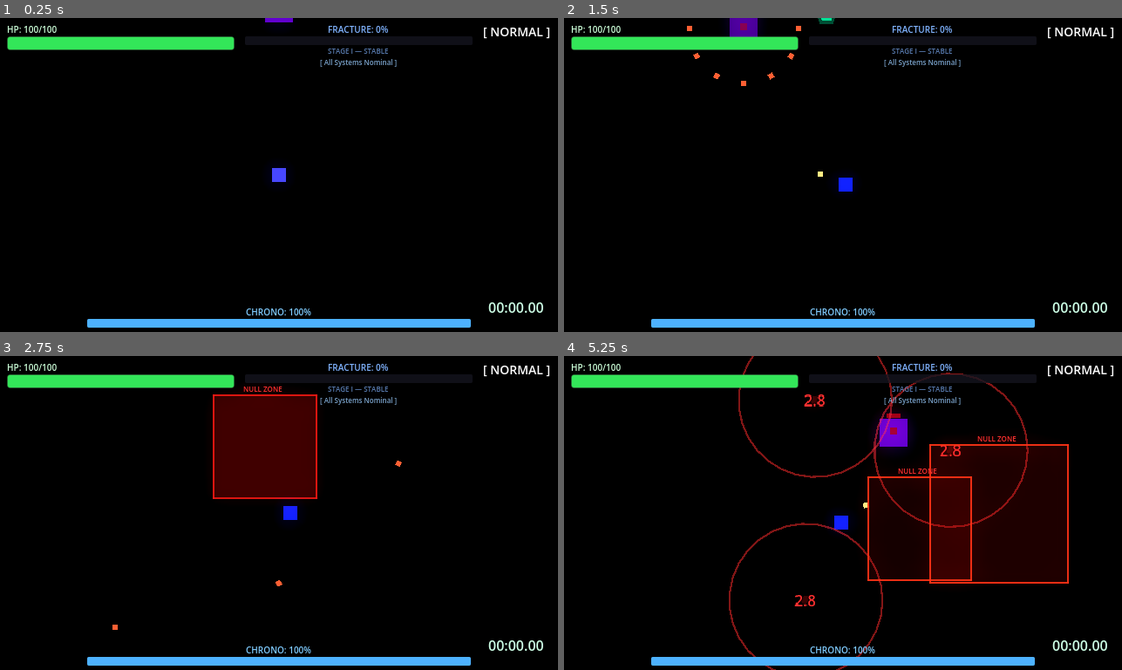
Above: before the commit, frames 1-4 (two rows, left to right).
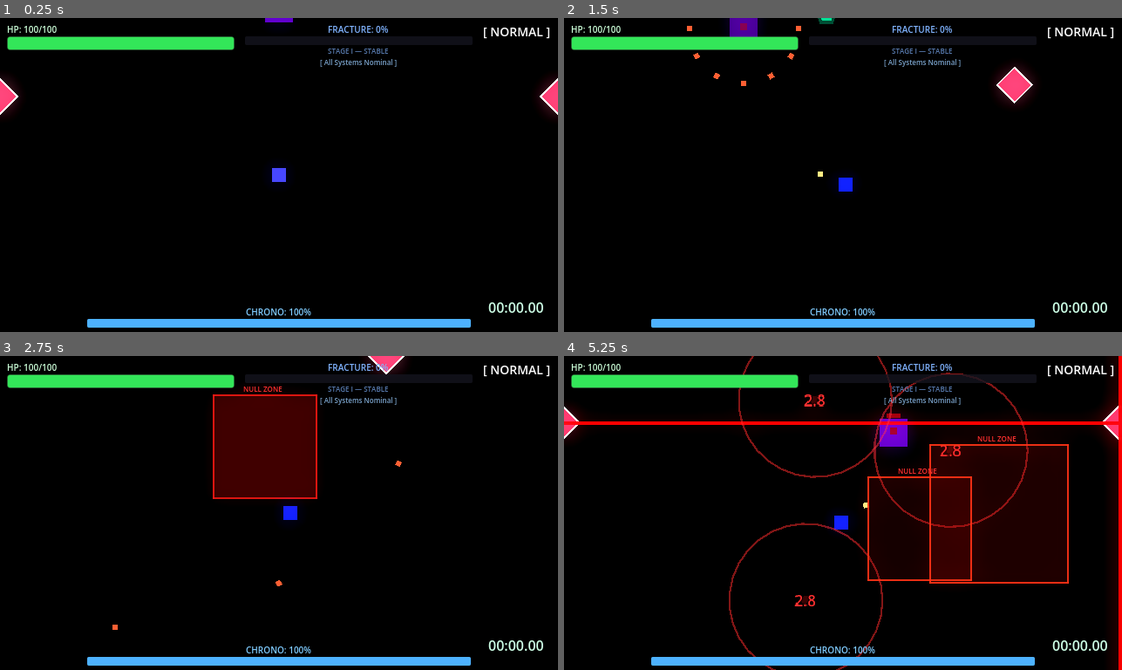
Above: after the commit, the same moments.

Repository: scarf-y/Polychron
Game: Godot game, scene res://scenes/levels/boss_room.tscn
Same seed, same stepped clock (60 frames per second), same inputs: the game is played once before the commit and once after it. This scene is started directly instead of the project's main scene.
Inputs (mouse positions are in pixels of both pictures, inside the frame that each line leads up to):
- Up to frame 1 (0.25 s): no input
- Up to frame 2 (1.5 s): move the mouse to (965, 159) at 0.52 s; hold D (move_right) 0.53-1.28 s; tap Q (dash) at 0.6 s; move the mouse to (731, 190) at 1.27 s; hold S (move_down) from 1.28 s (still down); click (731, 190) at 1.35 s
- Up to frame 3 (2.75 s): move the mouse to (334, 443) at 2.02 s; release S (move_down) at 2.03 s; hold D (move_right) from 2.03 s (still down); tap E (time_erase) at 2.1 s
- Up to frame 4 (5.25 s): move the mouse to (815, 575) at 2.77 s; release D (move_right) at 2.78 s; hold W (move_up) 2.78-3.53 s; tap Shift (time_slow) at 2.85 s; move the mouse to (1010, 560) at 3.52 s; hold A (move_left) 3.53-5.03 s; tap Space (time_stop) at 3.6 s; move the mouse to (675, 465) at 4.27 s; tap Q (dash) at 4.35 s; move the mouse to (870, 513) at 5.02 s; hold S (move_down) from 5.03 s (still down); click (870, 513) at 5.1 s

The runs differ from the first frame. In frame 1, 0.6% of the frame differs, in the area x 0-100%, y 19-32%; in frame 2, 0.6%; in frame 3, 0.3%; in frame 4, 2.9%, in the area x 0-100%, y 0-100%.

Commit message:
feat: add 2 prism enemies to the boss fight arena

Diff:
--- a/scenes/levels/boss_room.tscn
+++ b/scenes/levels/boss_room.tscn
@@ -7,6 +7,7 @@
 [ext_resource type="PackedScene" path="res://scenes/ui/hud.tscn" id="5_hud"]
 [ext_resource type="PackedScene" path="res://scenes/enemies/dampener.tscn" id="6_dampener"]
 [ext_resource type="PackedScene" path="res://scenes/effects/world_environment.tscn" id="7_world_env"]
+[ext_resource type="PackedScene" path="res://scenes/enemies/prism.tscn" id="8_prism"]
 
 [sub_resource type="RectangleShape2D" id="wall_h"]
 size = Vector2(1280, 16)
@@ -136,6 +137,12 @@
 [node name="Dampener_Boss" parent="Room" groups=["enemies"] instance=ExtResource("6_dampener")]
 position = Vector2(740, 120)
 
+[node name="Prism_1" parent="Room" groups=["enemies"] instance=ExtResource("8_prism")]
+position = Vector2(320, 260)
+
+[node name="Prism_2" parent="Room" groups=["enemies"] instance=ExtResource("8_prism")]
+position = Vector2(960, 260)
+
 ; ===========================
 ; ENTITIES
 ; ===========================
